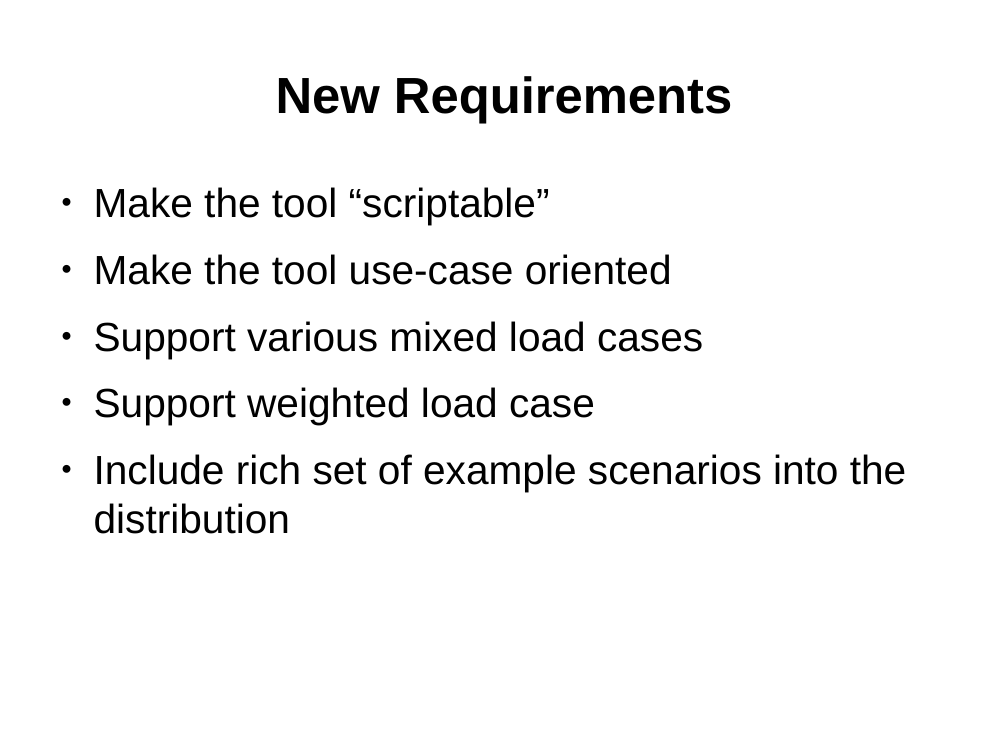
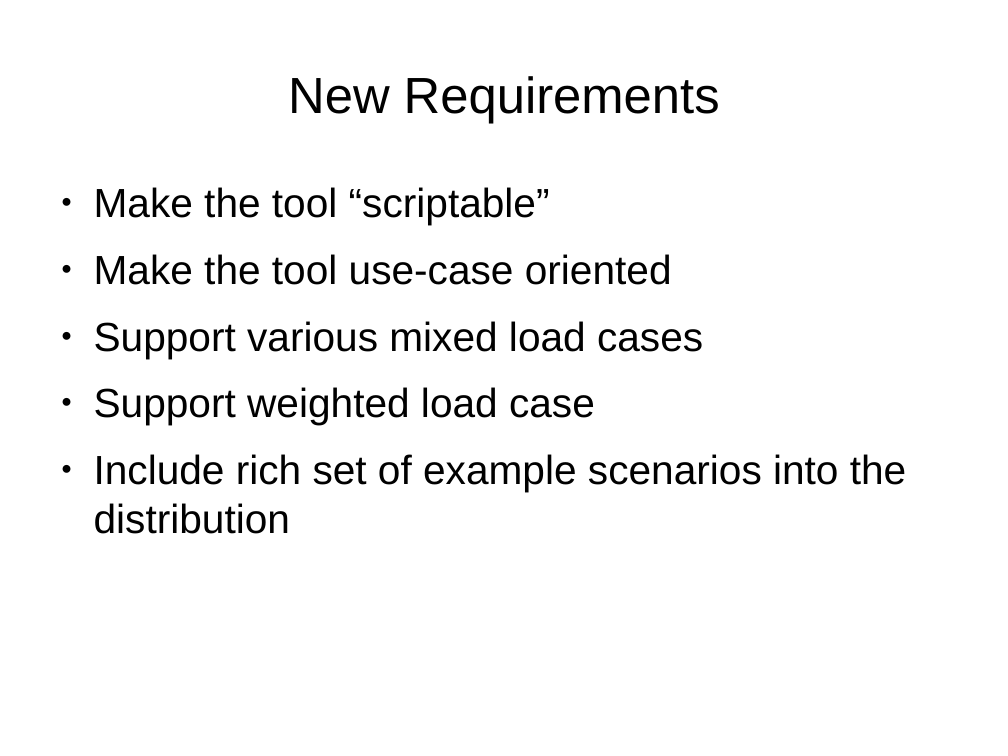
Before and after one commit to emc-mongoose/mongoose, a slide deck: slide 5 of doc/mongoosev2.odp (slide 6 before the commit). Drawn at 1008x756 pixels with LibreOffice and Linux fonts; fonts in the diff are those of the drawing. Boxes give left, top, right and bottom in pixels: in the first picture for what was removed or moved away, otherwise in the second. Text is boxed around its words. In the diff, an @@ line names an element or a change of style, - is before the commit and + after.

```diff
--- a/doc/mongoosev2.odp
+++ b/doc/mongoosev2.odp
@@ title "New Requirements" at box(288, 76, 720, 124): bold off @@
```
Also in this commit, not shown: 5 other slides changed, 1 slide added, 1 slide removed, 54 other files.
